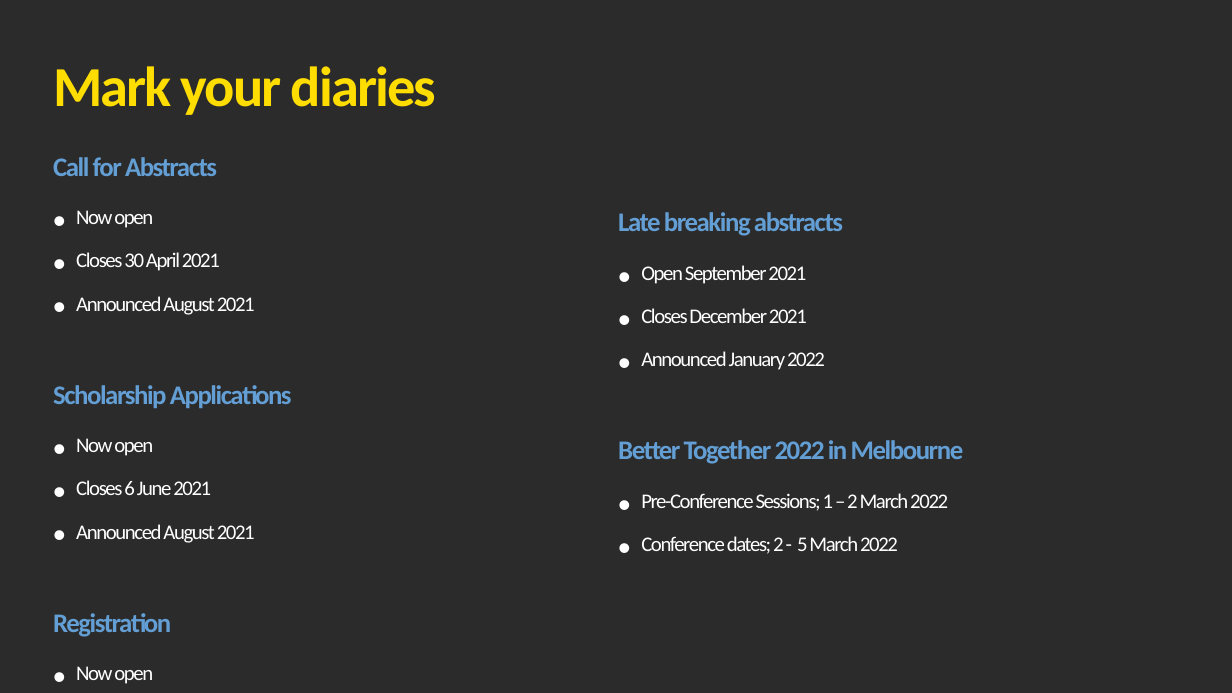
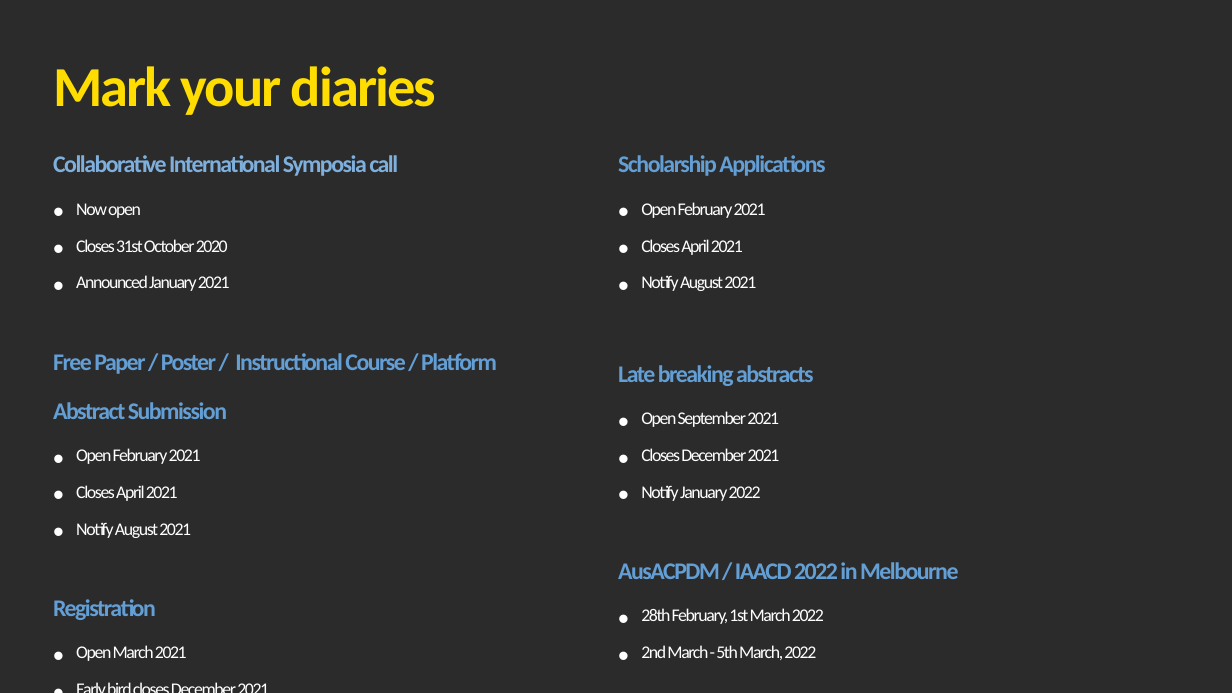
Before and after one commit to ICMS-Australasia/BetterTogether2022, a slide deck: slide 2 of downloads/PowerPoint-Template-and-Titles-Slide.pptx. Drawn at 1232x693 pixels with LibreOffice and Linux fonts; fonts in the diff are those of the drawing; background and template pictures are left out; a plain dark background stands for a picture behind light text. Boxes give left, top, right and bottom in pixels: in the first picture for what was removed or moved away, otherwise in the second. Text is boxed around its words. In the diff, an @@ line names an element or a change of style, - is before the commit and + after.

```diff
--- a/downloads/PowerPoint-Template-and-Titles-Slide.pptx
+++ b/downloads/PowerPoint-Template-and-Titles-Slide.pptx
@@ text at <box>53,155,398,176</box>: text changed; size 36 to 32 pt; text colour #639FD5 to #7FB0DD @@
-Call for Abstracts
+Collaborative International Symposia call
@@ text at <box>618,155,825,291</box>: paragraphs added @@
+Scholarship Applications
+• Open February 2021
+• Closes April 2021
+• Notify August 2021
@@ text at <box>53,203,156,620</box>: size 28 to 24 pt in "Now open"; size 36 to 32 pt in "Registration" @@
@@ text at <box>53,239,497,538</box>: text changed; size 28 to 24 pt @@
-• Closes 30 April 2021
-• Announced August 2021
-Scholarship Applications
-• Now open
-• Closes 6 June 2021
-• Announced August 2021
+• Closes 31st October 2020
+• Announced January 2021
+Free Paper / Poster / Instructional Course / Platform Abstract Submission
+• Open February 2021
+• Closes April 2021
+• Notify August 2021
@@ text at <box>618,365,814,461</box>: size 36 to 32 pt in "Late breaking abstracts"; size 28 to 24 pt in "Open September 2021", "Closes December 2021" @@
@@ text at <box>618,485,958,660</box>: text changed; size 28 to 24 pt @@
-• Announced January 2022
-Better Together 2022 in Melbourne
-• Pre-Conference Sessions; 1 – 2 March 2022
-• Conference dates; 2 - 5 March 2022
+• Notify January 2022
+AusACPDM / IAACD 2022 in Melbourne
+• 28th February, 1st March 2022
+• 2nd March - 5th March, 2022
@@ text at <box>76,645,187,661</box>: text changed; size 28 to 24 pt @@
-• Now open
-• Early bird closes 1 November 2021
+• Open March 2021
+• Early bird closes December 2021
```
Also in this commit, not shown: 1 slide removed, 1 other file.
